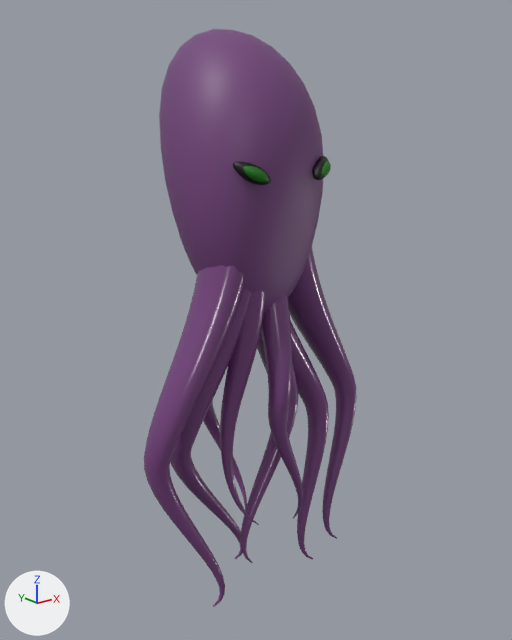
The FBX model Assets/FBX/Poulpe 06.fbx as it was, and as the next commit left it.
One viewpoint serves both versions: a 50 mm lens placed at (-3.68, -4.79, 0.68), pointed at (0.16, 0.02, -1.25). Arrows for +X, +Y and +Z are at lower left; the lights stay in place. Where no turn or scale is listed for an object, it has been applied to the vertices. Vertices at the same position are counted once.

Names of what the first picture shows: 'tête'.
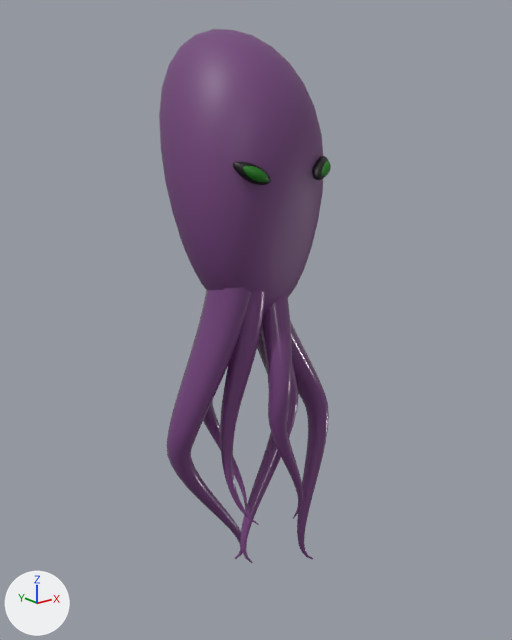
Pixel boxes [x1, y1, x2, y2] of what changed, in the pictures (512 x 640 px):
'tête', reshaped
    before: [144, 29, 357, 607]
    after: [159, 29, 331, 563]
part 1 of me_sphere, deleted (purple)
    before: [288, 247, 357, 539]
part 2 of me_sphere, deleted (purple)
    before: [144, 265, 244, 607]

What changed in the scene script:
```text
Change me_sphere:
    where me_sphere.from_pydata(...)  # 5790 vertices, 5536 faces; spans x -1.19..1.37, y -0.65..0.79, z -3.75..1.22
    used by ob_tête; location = (0.0, 0.0, 0.0)
    me_sphere part 1: the loose piece of 384 vertices spanning x 0.13..1.33, y -0.41..0.15, z -3.63..-0.29 is deleted
    me_sphere part 2: the loose piece of 384 vertices spanning x -1.19..-0.05, y -0.5..0.11, z -3.67..-0.3 is deleted
    remove me_sphere.materials.append(mat_material_051)  # dark purple #73437c
    remove me_sphere.materials.append(mat_material_001)  # dark purple #75437c
```
